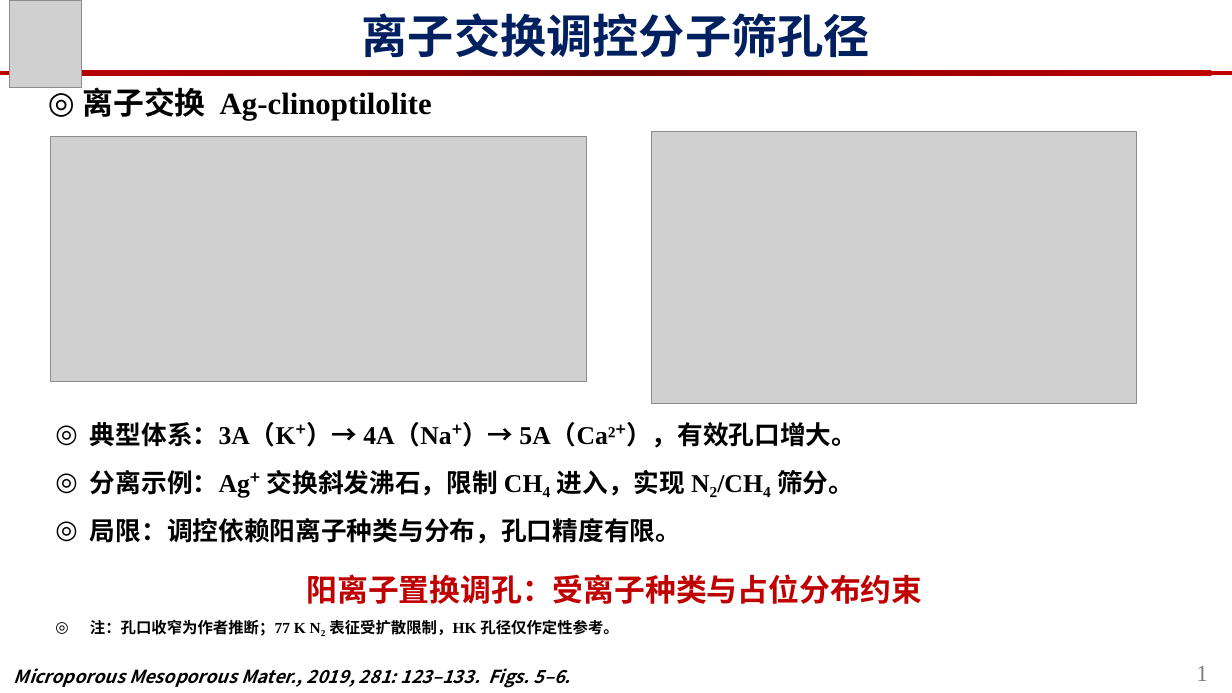
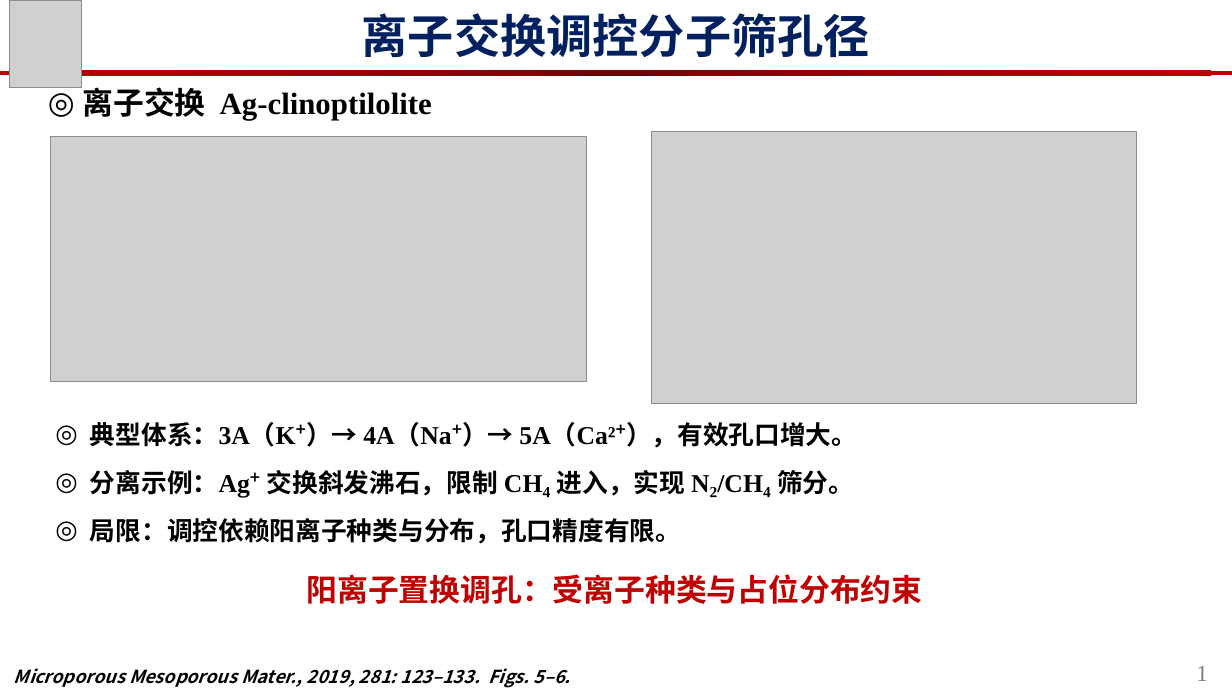
Before and after one commit to azjie129/code, a slide deck: slide 1 of presentations/Zeolite_pore_size_regulation_5slides.pptx. Drawn at 1232x693 pixels with LibreOffice and Linux fonts; fonts in the diff are those of the drawing; grey boxes stand for pictures. Boxes give left, top, right and bottom in pixels: in the first picture for what was removed or moved away, otherwise in the second. Text is boxed around its words. In the diff, an @@ line names an element or a change of style, - is before the commit and + after.

```diff
--- a/presentations/Zeolite_pore_size_regulation_5slides.pptx
+++ b/presentations/Zeolite_pore_size_regulation_5slides.pptx
@@ text removed at bbox=[90, 619, 618, 636] @@
-◎ 注：孔口收窄为作者推断；77 K N₂ 表征受扩散限制，HK 孔径仅作定性参考。
```
Also in this commit, not shown: 4 other slides changed, 1 other file.
